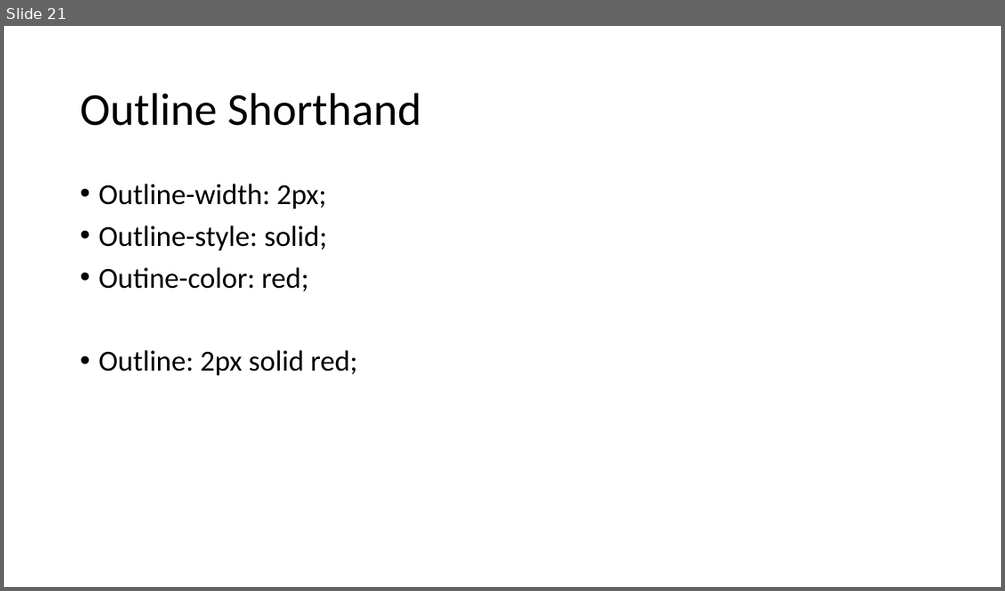
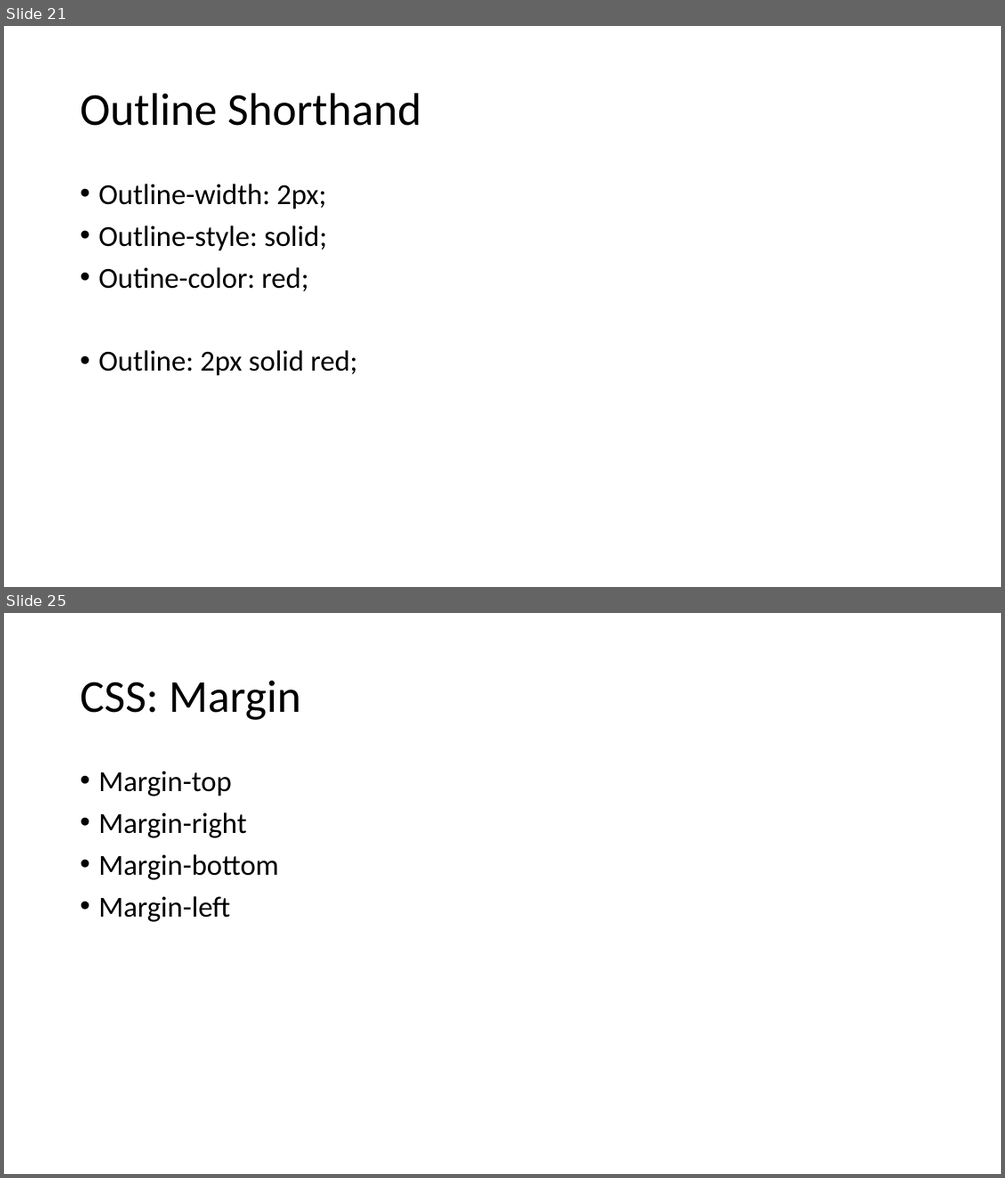
Before and after one commit to PiyushChaturvedii/Batch04, a slide deck: CSS.pptx. Shown one above the other, each under a label of ours: slide 21 before the commit, slides 21 and 25 after it; the slides between them are not shown. The pictures are 1005x591 and 1005x1178 pixels, drawn with LibreOffice and Linux fonts; fonts in the diff are those of the drawing. Boxes give left, top, right and bottom in pixels: in the first picture for what was removed or moved away, otherwise in the second. Text is boxed around its words. In the diff, an @@ line names an element or a change of style, - is before the commit and + after.

```diff
--- a/CSS.pptx
+++ b/CSS.pptx
@@ slide 25 added at bbox=[4, 613, 1001, 1174], background #FFFFFF @@
@@ title added at bbox=[80, 680, 301, 720], 44 pt, text #000000 @@
+CSS: Margin
@@ text added at bbox=[98, 771, 278, 922], 28 pt, text #000000 @@
+• Margin-top
+• Margin-right
+• Margin-bottom
+• Margin-left
```
Also in this commit, not shown: 20 other slides added, 13 other files.
